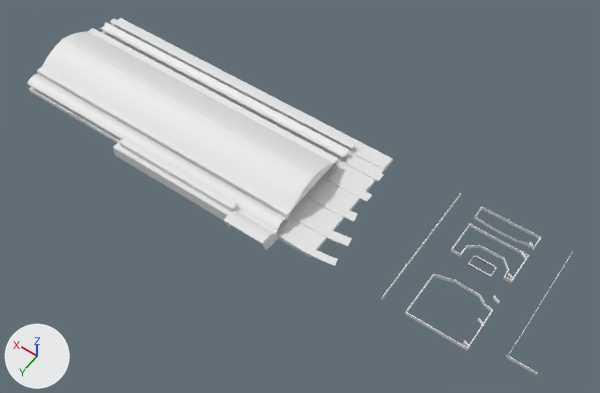
The Blender file Blenderdata/bahnhof.blend: old version first, new version second.
Before and after are seen from a camera (50 mm lens) standing at (-409.0, 383.0, 493.0) and looking at (-185.0, 70.0, 2.0). Every picture has the same lights, and +X, +Y and +Z are marked at lower left.
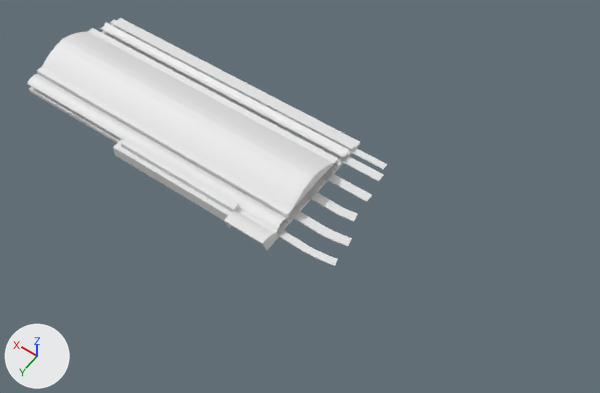
Pixel boxes [x1, y1, x2, y2] of what changed, in the pictures (600 x 393 px):
'Cube.004', hidden
    before: [278, 142, 393, 258]
'Gleis 10/11.001', moved, rescaled
    before: [110, 19, 356, 149]
    after: [110, 19, 355, 149]
'Cube.013', moved (not visible afterwards)
    before: [405, 274, 493, 351]
'Cube.014', moved (not visible afterwards)
    before: [450, 224, 529, 283]
'Cube.015', moved (not visible afterwards)
    before: [474, 207, 541, 248]
'Cube.011', moved (not visible afterwards)
    before: [381, 194, 461, 300]
'Cube.016', moved (not visible afterwards)
    before: [468, 255, 496, 278]
'Cube.012', moved (not visible afterwards)
    before: [506, 355, 538, 375]
'Cube.010', moved (not visible afterwards)
    before: [508, 252, 573, 356]
'Cube.021', moved (not visible afterwards)
    before: [493, 295, 500, 304]
'Cube.022', moved (not visible afterwards)
    before: [478, 318, 485, 327]
'Cube.023', moved (not visible afterwards)
    before: [463, 340, 470, 348]
'Cube.018', moved (not visible afterwards)
    before: [528, 242, 535, 250]
'Cube.017', moved (not visible afterwards)
    before: [521, 252, 528, 261]
'Cube.020', moved (not visible afterwards)
    before: [508, 273, 515, 281]

What the commit changed:
Object 'Gleis 10/11.001' (ob_gleis_10_11_001) moves from (-194.6, 11.9, 10.8) to (-194.6, 11.9, 9.9).
Object 'Gleis 10/11.001' (ob_gleis_10_11_001) is rescaled from (127.0, 2.82, 0.38) to (127.0, 2.82, 0.15).
Object 'Cube.004' (ob_cube_004) is now hidden.
Object 'Cube.011' (ob_cube_011) moves from (-282.9, 56.2, 4.6) to (-82.7, 56.2, 4.6).
Object 'Cube.010' (ob_cube_010) moves from (-372.5, 51.2, 4.6) to (-172.3, 51.2, 4.6).
Object 'Cube.012' (ob_cube_012) moves from (-382.5, 100.9, 4.6) to (-182.3, 100.9, 4.6).
Object 'Cube.013' (ob_cube_013) moves from (-325.1, 78.1, 4.3) to (-125.2, 78.1, 4.3).
Object 'Cube.014' (ob_cube_014) moves from (-325.1, 46.0, 4.3) to (-125.2, 46.0, 4.3).
Object 'Cube.015' (ob_cube_015) moves from (-325.1, 12.2, 4.3) to (-124.9, 12.2, 4.3).
Object 'Cube.016' (ob_cube_016) moves from (-326.2, 48.1, 4.3) to (-125.9, 48.1, 4.3).
Object 'Cube.018' (ob_cube_018) moves from (-346.9, 12.2, 3.6) to (-145.8, 23.3, 3.6).
Object 'Cube.020' (ob_cube_020) moves from (-346.9, 44.6, 3.6) to (-145.8, 88.3, 3.6).
Object 'Cube.021' (ob_cube_021) moves from (-346.9, 66.6, 3.6) to (-145.8, 66.6, 3.6).
Object 'Cube.022' (ob_cube_022) moves from (-346.9, 88.3, 3.6) to (-145.8, 88.3, 3.6).
Object 'Cube.023' (ob_cube_023) moves from (-346.9, 108.4, 3.6) to (-145.8, 44.6, 3.6).
Object 'Cube.017' (ob_cube_017) moves from (-346.9, 23.3, 3.6) to (-145.8, 12.2, 3.6).
